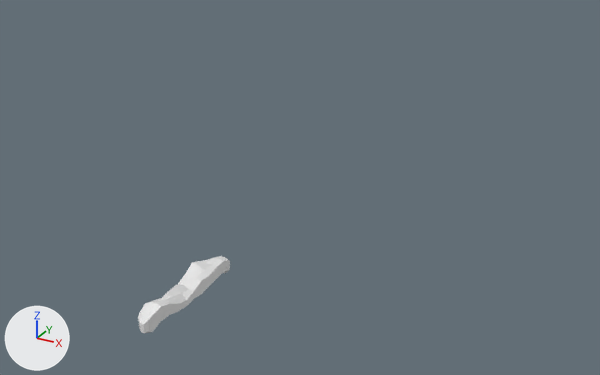
Before and after pictures for a commit that changed the FBX model FoodTruckVR/Assets/Meshes/FT_Taco_Meat_L0.fbx.
One viewpoint serves both versions: a 50 mm camera at (3.39, -4.38, 3.24) aimed at (0.4, 1.06, 0.52). Arrows for +X, +Y and +Z are at lower left; the lights stay in place. Where no turn or scale is listed for an object, it has been applied to the vertices.
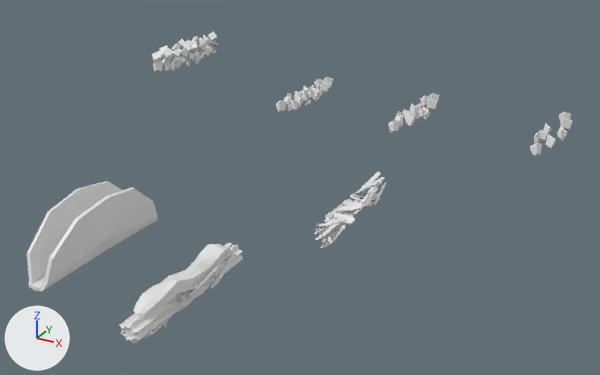
Patch to the scene script:
```diff
--- a/FoodTruckVR/Assets/Meshes/FT_Taco_Meat_L0.fbx.py
+++ b/FoodTruckVR/Assets/Meshes/FT_Taco_Meat_L0.fbx.py
@@ me_cube_073 @@
 # used by ob_cube_017; location = (0.0, 0.0, 0.0); scale = (-0.0717, -0.515, -0.236)
-me_cube_073.from_pydata(...)  # 86 vertices, 72 faces; spans x -1.11..1.1, y -1.07..1.04, z -0.49..0.46
+me_cube_073.from_pydata(...)  # 86 vertices, 72 faces; spans x -0.08..0.08, y -0.54..0.55, z -0.11..0.12
+# me_cube_073 part 1: the whole mesh is rebuilt
@@ ob_cube_019 @@
+ob_cube_019 = bpy.data.objects.new('Cube.019', me_cube_075)  # 180 vertices, 135 faces; spans x -0.1..0.117, y -0.504..0.506, z -0.074..0.075
+ob_cube_019.location = (0.886, 2.303, 0.875)
@@ ob_cylinder_001 @@
+ob_cylinder_001 = bpy.data.objects.new('Cylinder.001', me_cylinder_002)  # 96 vertices, 82 faces; spans x -0.085..0.085, y -0.683..0.683, z -0.085..0.085
+ob_cylinder_001.location = (0.0, 0.0, 0.0)
@@ ob_cube_031 @@
+ob_cube_031 = bpy.data.objects.new('Cube.031', me_cube_087)  # 548 vertices, 294 faces; spans x -0.133..0.151, y -0.649..0.653, z -0.111..0.116
+ob_cube_031.location = (0.0, 0.0, 0.0)
@@ ob_cube_035 @@
+ob_cube_035 = bpy.data.objects.new('Cube.035', me_cube_089)  # 108 vertices, 81 faces; spans x -0.108..0.108, y -0.489..0.522, z -0.076..0.071
+ob_cube_035.location = (2.089, 2.32, 0.882)
@@ ob_cube_028 @@
+ob_cube_028 = bpy.data.objects.new('Cube.028', me_cube_084)  # 384 vertices, 320 faces; spans x -0.111..0.106, y -0.467..0.543, z -0.073..0.084
+ob_cube_028.location = (-0.224, 2.297, 0.86)
@@ ob_cube_037 @@
+ob_cube_037 = bpy.data.objects.new('Cube.037', me_cube_091)  # 486 vertices, 243 faces; spans x -0.133..0.15, y -0.64..0.662, z -0.115..0.111
+ob_cube_037.location = (0.727, 1.333, 0.288)
@@ ob_icosphere_000 @@
+ob_icosphere_000 = bpy.data.objects.new('Icosphere.000', me_icosphere_021)  # 112 vertices, 84 faces; spans x -0.133..0.114, y -0.475..0.442, z -0.136..0.118
+ob_icosphere_000.location = (0.0, 0.0, 0.0)
@@ ob_cube_025 @@
+ob_cube_025 = bpy.data.objects.new('Cube.025', me_cube_081)  # 86 vertices, 72 faces; spans x -0.083..0.082, y -0.569..0.555, z 0.02..0.196
+ob_cube_025.location = (0.0, 0.0, 0.0)
@@ ob_circle_002 @@
+ob_circle_002 = bpy.data.objects.new('Circle.002', me_circle_002)  # 54 vertices, 52 faces; spans x -0.159..0.162, y -0.662..0.68, z 0.0..0.496
+ob_circle_002.location = (-0.72, -0.143, 0.204)
@@ ob_cube_034 @@
+ob_cube_034 = bpy.data.objects.new('Cube.034', me_cube_088)  # 555 vertices, 349 faces; spans x -0.12..0.114, y -0.512..0.516, z -0.12..0.127
+ob_cube_034.location = (-1.521, 2.206, 1.135)
```

Changed parts and their boxes [x1, y1, x2, y2] in the pictures (600 x 375 px; the box of a moved part takes in the faces that stretch with it):
'Circle.002', added
    after: [27, 181, 158, 292]
'Cube.025', added
    after: [134, 244, 230, 319]
'Cube.037', added
    after: [314, 172, 386, 248]
'Cube.034', added
    after: [152, 31, 218, 72]
'Cylinder.001', added
    after: [120, 243, 243, 344]
'Cube.028', added
    after: [276, 77, 333, 112]
'Cube.019', added
    after: [388, 93, 439, 133]
'Cube.035', added
    after: [530, 112, 573, 156]
'Cube.031', added
    after: [143, 243, 234, 338]
'Icosphere.000', added
    after: [158, 283, 206, 327]
part 1 of me_cube_073, moved or reshaped
    before: [138, 256, 230, 333]
    after: [153, 259, 229, 330]
